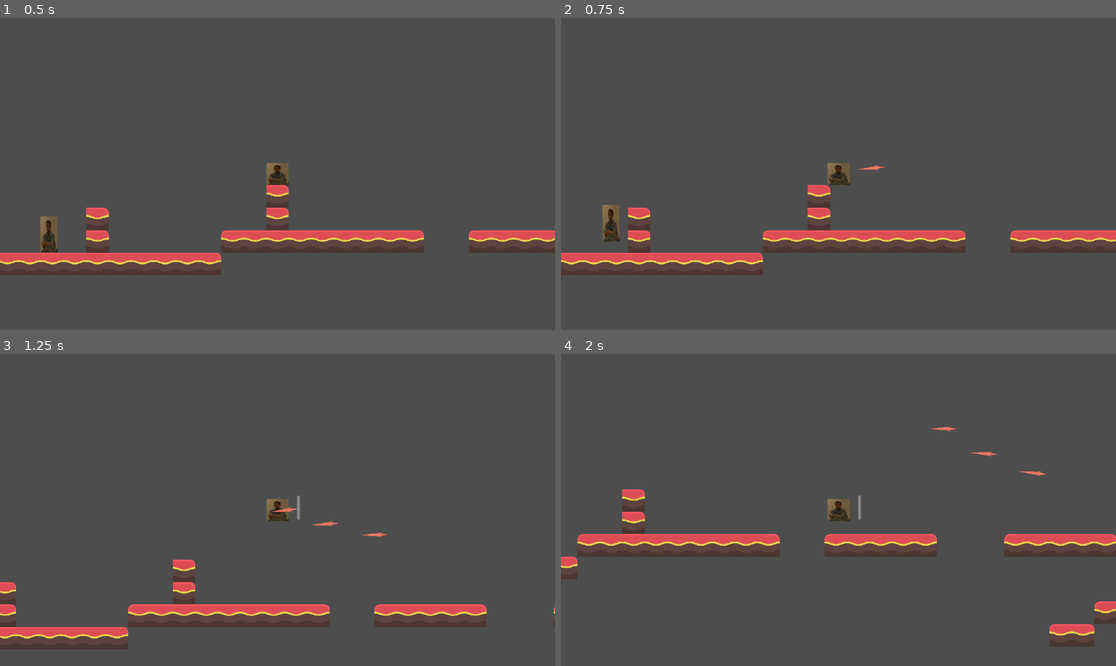
Above: before the commit, frames 1-4 (two rows, left to right).
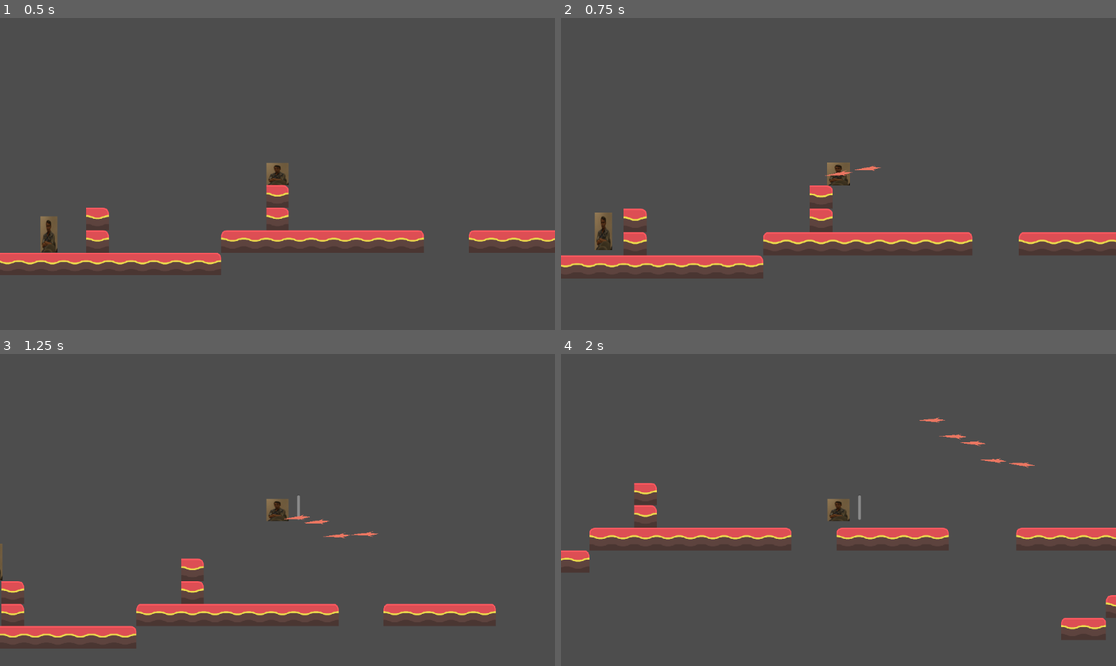
Above: after the commit, the same moments.

Repository: geominic/gd-revolution-calls
Game: Godot game, scene res://worlds/map_test.tscn
The game is run twice, just before and just after one commit, with the same random seed, the same clock (stepped at 60 frames per second) and the same inputs.
Inputs (mouse positions are in pixels of both pictures, inside the frame that each line leads up to):
- Up to frame 1 (0.5 s): no input
- Up to frame 2 (0.75 s): move the mouse to (960, 158) at 0.52 s; press the mouse at (960, 158) at 0.53 s; hold D (move_right) from 0.53 s (still down)
- Up to frame 3 (1.25 s): keep holding D (move_right); tap Space (jump) at 0.77, 1.07 s; tap Shift (sprint) at 0.8 s
- Up to frame 4 (2 s): keep holding D (move_right); move the mouse to (727, 525) at 1.27 s; release the mouse at (727, 525) at 1.28 s; tap Shift (sprint) at 1.35 s; tap Space (jump) at 1.52, 1.55, 1.82 s

Frame 1 is identical in both runs. In frame 2, 4.3% of the frame differs, in the area x 0-100%, y 46-84%; in frame 3, 2.7%; in frame 4, 7.1%, in the area x 0-100%, y 20-94%.

Commit message:
player slow-mo

Diff:
--- a/actors/player/player_1.tscn
+++ b/actors/player/player_1.tscn
@@ -10,6 +10,11 @@
 position = Vector2(32, 32)
 scale = Vector2(2, 2)
 script = ExtResource("1_4ou3p")
+slow_mo_time_scale = 0.3
+slow_mo_transition_speed = 1.25
+slow_mo_movement_threshold = 16.0
+slow_mo_delay = 0.35
+slow_mo_attack_duration = 0.25
 speed = 400
 jump_px_height = 172
 projectile_speed = 800
--- a/scripts/player_1.gd
+++ b/scripts/player_1.gd
@@ -4,7 +4,22 @@
 @export_group("FOV")
 @export var default_zoom = Vector2(0.73, 0.73)  # Match your current camera zoom
 @export var sprint_zoom = Vector2(0.65, 0.65)  # Zoomed out while sprinting
+@export var slowmo_zoom = Vector2(1, 1)  # Zoomed in while in slow-mo
 @export var zoom_lerp_speed = 5.0  # How fast the FOV changes
+
+# Slow-motion properties
+@export_group("Slow Motion")
+@export var slow_mo_enabled = true
+@export_enum("On Stillness", "On Attack") var slow_mo_trigger_type = 0
+@export var slow_mo_time_scale = 0.5  # How slow time becomes (0.5 = half speed)
+@export var slow_mo_transition_speed = 2.0  # How fast to transition to/from slow-mo
+@export var slow_mo_movement_threshold = 10.0  # Speed below which slow-mo activates
+@export var slow_mo_delay = 0.5  # Delay before slow-mo activates when standing still
+@export var slow_mo_attack_duration = 0.5  # How long slow-mo lasts when attacking
+var slow_mo_timer = 0.0
+var slow_mo_attack_timer = 0.0
+var current_time_scale = 1.0
+var is_in_slow_mo = false
 
 # Movement properties
 @export_group("Movement")
@@ -104,7 +119,10 @@
 	# Update animation state
 	update_animation_state()
 
-	# Update FOV
+	# Handle slow-motion effect
+	handle_slow_motion(delta)
+
+	# Update FOV - moved after slow-motion handling
 	update_fov(delta)
 
 func update_timers(delta):
@@ -204,6 +222,8 @@
 		velocity.y += gravity * gravity_multiplier * delta
 
 func handle_attack(delta):
+	weapon_timer -= delta
+
 	if Input.is_action_pressed("attack") and weapon_timer <= 0:
 		throw_weapon()
 		weapon_timer = weapon_cooldown
@@ -266,8 +286,15 @@
 func update_fov(delta):
 	var target_zoom = default_zoom
 
-	# Change FOV based on sprinting and horizontal speed
-	if is_sprinting and abs(velocity.x) > speed * 0.5:
+	# Determine target zoom based on state
+	if is_in_slow_mo:
+		# Slow-mo zoom takes priority
+		target_zoom = slowmo_zoom
+
+		# Optional: Add slight chromatic aberration or vignette effect
+		# This would require a shader material on the camera
+	elif is_sprinting and abs(velocity.x) > speed * 0.5:
+		# Sprint zoom when moving fast
 		target_zoom = sprint_zoom
 
 		# Optional: Add slight tilt based on movement direction
@@ -284,3 +311,98 @@
 	# Smoothly interpolate the alpha
 	stamina_bar_alpha = move_toward(stamina_bar_alpha, target_alpha, delta / stamina_bar_fade_duration)
 	stamina_bar.modulate.a = stamina_bar_alpha
+
+func handle_slow_motion(delta):
+	if !slow_mo_enabled:
+		return
+
+	# Handle different slow-mo trigger types
+	match slow_mo_trigger_type:
+		0: # On Stillness
+			handle_stillness_slow_mo(delta)
+		1: # On Attack
+			handle_attack_slow_mo(delta)
+
+func handle_stillness_slow_mo(delta):
+	# Check if player is moving using individual conditions
+	var x_moving = abs(velocity.x) > slow_mo_movement_threshold
+	var y_moving = abs(velocity.y) > slow_mo_movement_threshold
+	var jumping = Input.is_action_pressed("jump")
+
+	# Combine conditions
+	var is_moving = false
+	if x_moving or y_moving or jumping:
+		is_moving = true
+
+	# Update slow-mo timer
+	if !is_moving:
+		slow_mo_timer += delta
+		if slow_mo_timer >= slow_mo_delay:
+			is_in_slow_mo = true
+	else:
+		slow_mo_timer = 0.0
+		is_in_slow_mo = false
+
+	# Calculate target time scale
+	var target_time_scale
+	if is_in_slow_mo:
+		target_time_scale = slow_mo_time_scale
+	else:
+		target_time_scale = 1.0
+
+	# Apply ease-in transition for smoother effect
+	var transition_speed = slow_mo_transition_speed
+	if current_time_scale < target_time_scale:
+		# Leaving slow-mo (speeding up) - faster transition
+		transition_speed *= 0.75
+	else:
+		# Entering slow-mo (slowing down) - smoother transition
+		transition_speed *= 2.25
+
+	# Use ease_out interpolation for smoother transition
+	var weight = clamp(delta * transition_speed, 0.0, 1.0)
+	var ease_factor = 1.0 - (1.0 - weight) * (1.0 - weight)  # Quadratic ease-out
+	current_time_scale = lerp(current_time_scale, target_time_scale, ease_factor)
+
+	# Apply time scale to game engine
+	Engine.time_scale = current_time_scale
+
+func handle_attack_slow_mo(delta):
+	# Check for attack input
+	if Input.is_action_pressed("attack"):
+		is_in_slow_mo = true
+		slow_mo_attack_timer = slow_mo_attack_duration
+
+	# Update attack slow-mo timer
+	if slow_mo_attack_timer > 0:
+		slow_mo_attack_timer -= delta
+		if slow_mo_attack_timer <= 0:
+			is_in_slow_mo = false
+
+	# Calculate target time scale
+	var target_time_scale
+	if is_in_slow_mo:
+		target_time_scale = slow_mo_time_scale
+	else:
+		target_time_scale = 1.0
+
+	# Apply ease-in transition for smoother effect
+	var transition_speed = slow_mo_transition_speed
+	if current_time_scale < target_time_scale:
+		# Leaving slow-mo
+		transition_speed *= 0.75
+	else:
+		# Entering slow-mo
+		transition_speed *= 2.25
+
+	# Use ease_out interpolation for smoother transition
+	var weight = clamp(delta * transition_speed, 0.0, 1.0)
+	var ease_factor = 1.0 - (1.0 - weight) * (1.0 - weight)  # Quadratic ease-out
+	current_time_scale = lerp(current_time_scale, target_time_scale, ease_factor)
+
+	# Apply time scale to game engine
+	Engine.time_scale = current_time_scale
+
+func _exit_tree():
+	# Reset time scale when player is removed from scene
+	Engine.time_scale = 1.0
